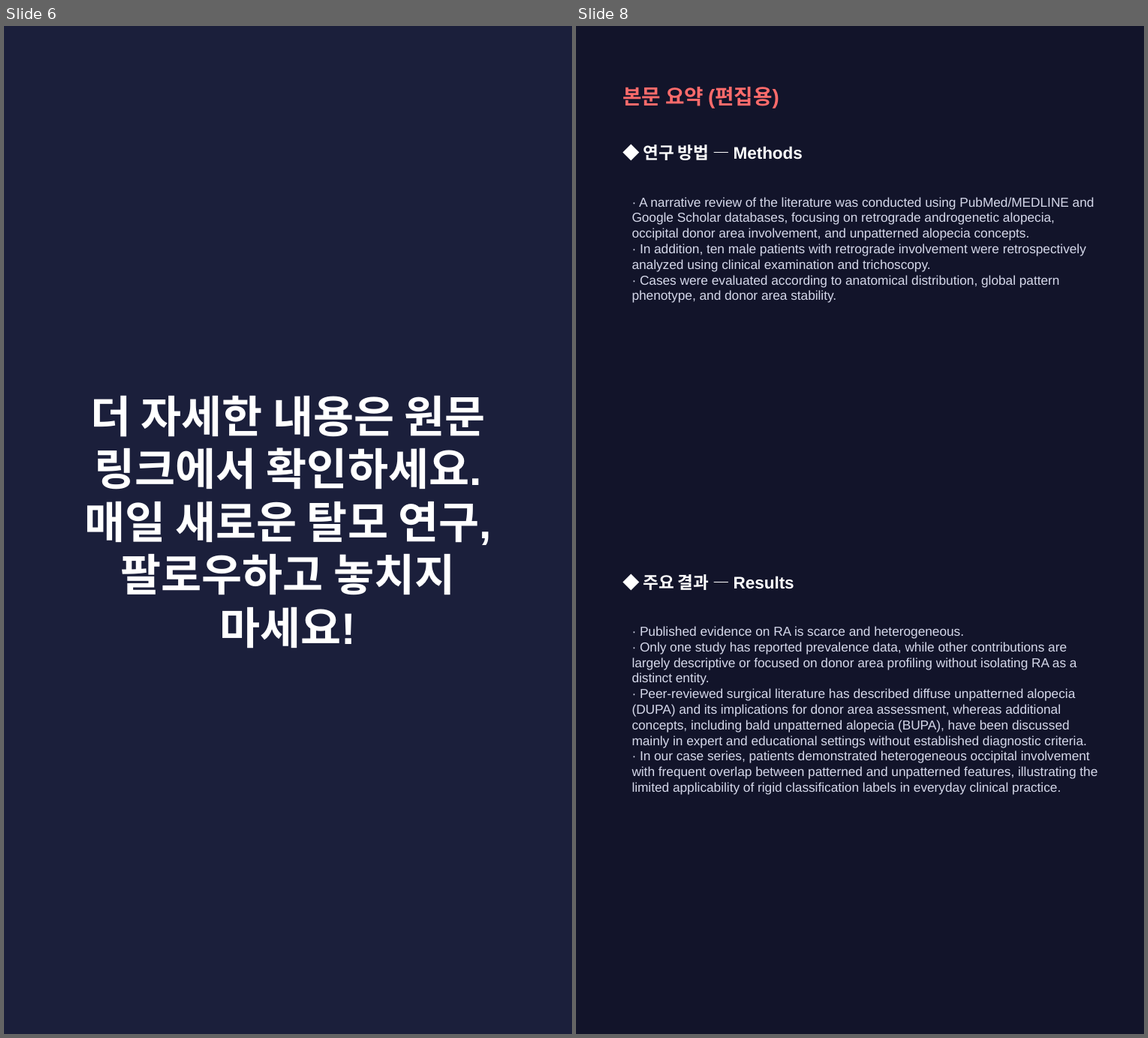
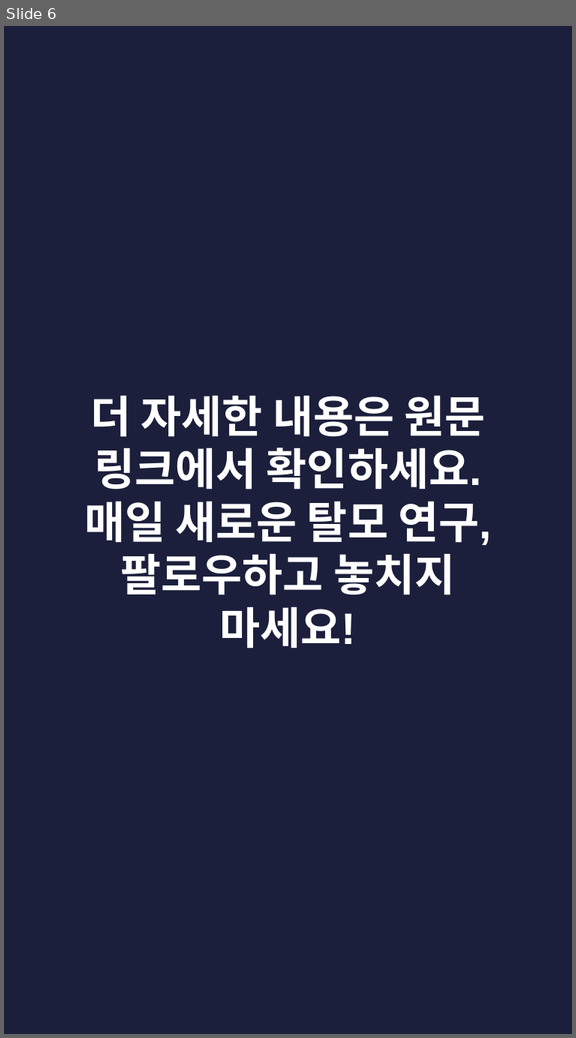
Before and after one commit to hyokang2010-BJ-ANTH/product-builder-test, a slide deck: pwa/data/latest/slides.pptx. Shown side by side, each under a label of ours: slides 6 and 8 before the commit, slide 6 after it; the slides between them are not shown. The pictures are 1148x1038 and 576x1038 pixels, drawn with LibreOffice and Linux fonts; fonts in the diff are those of the drawing. Boxes give left, top, right and bottom in pixels: in the first picture for what was removed or moved away, otherwise in the second. Text is boxed around its words. In the diff, an @@ line names an element or a change of style, - is before the commit and + after.

```diff
--- a/pwa/data/latest/slides.pptx
+++ b/pwa/data/latest/slides.pptx
@@ slide 8 removed at (576,26,1144,1034), background #12142A @@
@@ text removed at (622,87,779,108) @@
-본문 요약 (편집용)
@@ text removed at (644,144,802,160) @@
-◆ 연구 방법 — Methods
@@ text removed at (632,197,1094,303) @@
-· A narrative review of the literature was conducted using PubMed/MEDLINE and Google Scholar databases, focusing on retrograde androgenetic alopecia, occipital donor area involvement, and unpatterned alopecia concepts.
-· In addition, ten male patients with retrograde involvement were retrospectively analyzed using clinical examination and trichoscopy.
-· Cases were evaluated according to anatomical distribution, global pattern phenotype, and donor area stability.
@@ text removed at (644,574,794,590) @@
-◆ 주요 결과 — Results
@@ text removed at (632,626,1097,795) @@
-· Published evidence on RA is scarce and heterogeneous.
-· Only one study has reported prevalence data, while other contributions are largely descriptive or focused on donor area profiling without isolating RA as a distinct entity.
-· Peer-reviewed surgical literature has described diffuse unpatterned alopecia (DUPA) and its implications for donor area assessment, whereas additional concepts, including bald unpatterned alopecia (BUPA), have been discussed mainly in expert and educational settings without established diagnostic criteria.
-· In our case series, patients demonstrated heterogeneous occipital involvement with frequent overlap between patterned and unpatterned features, illustrating the limited applicability of rigid classification labels in everyday clinical practice.
```
Also in this commit, not shown: 2 slides changed, 5 slides added, 5 other slides removed, 26 other files.
